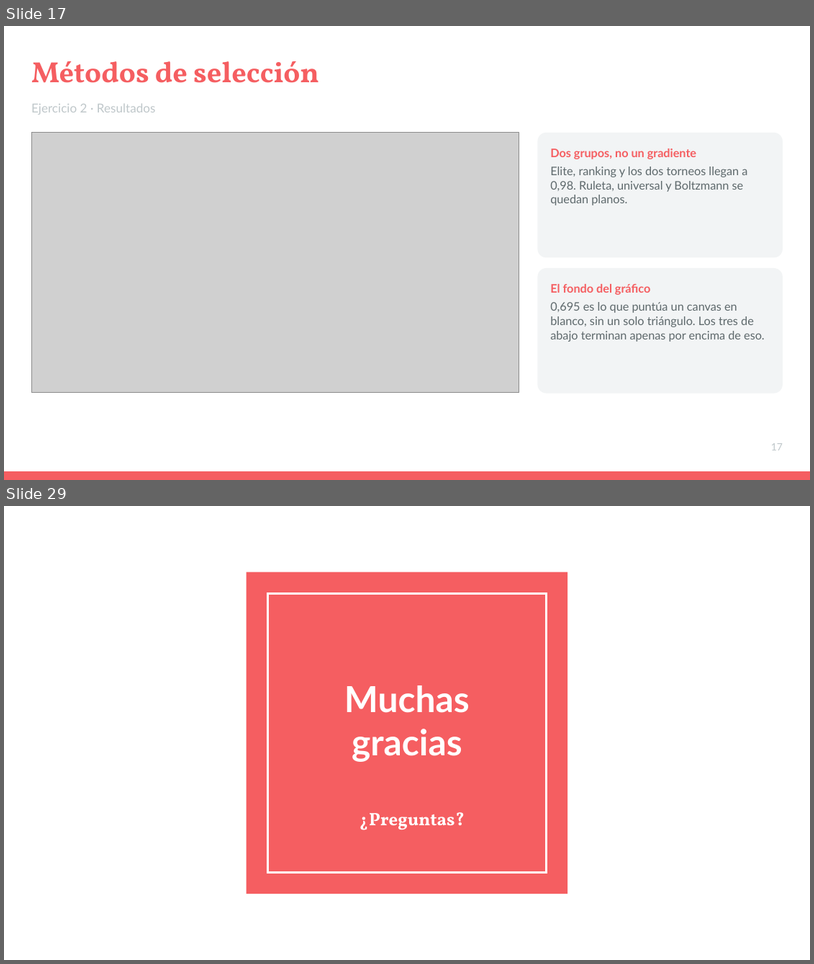
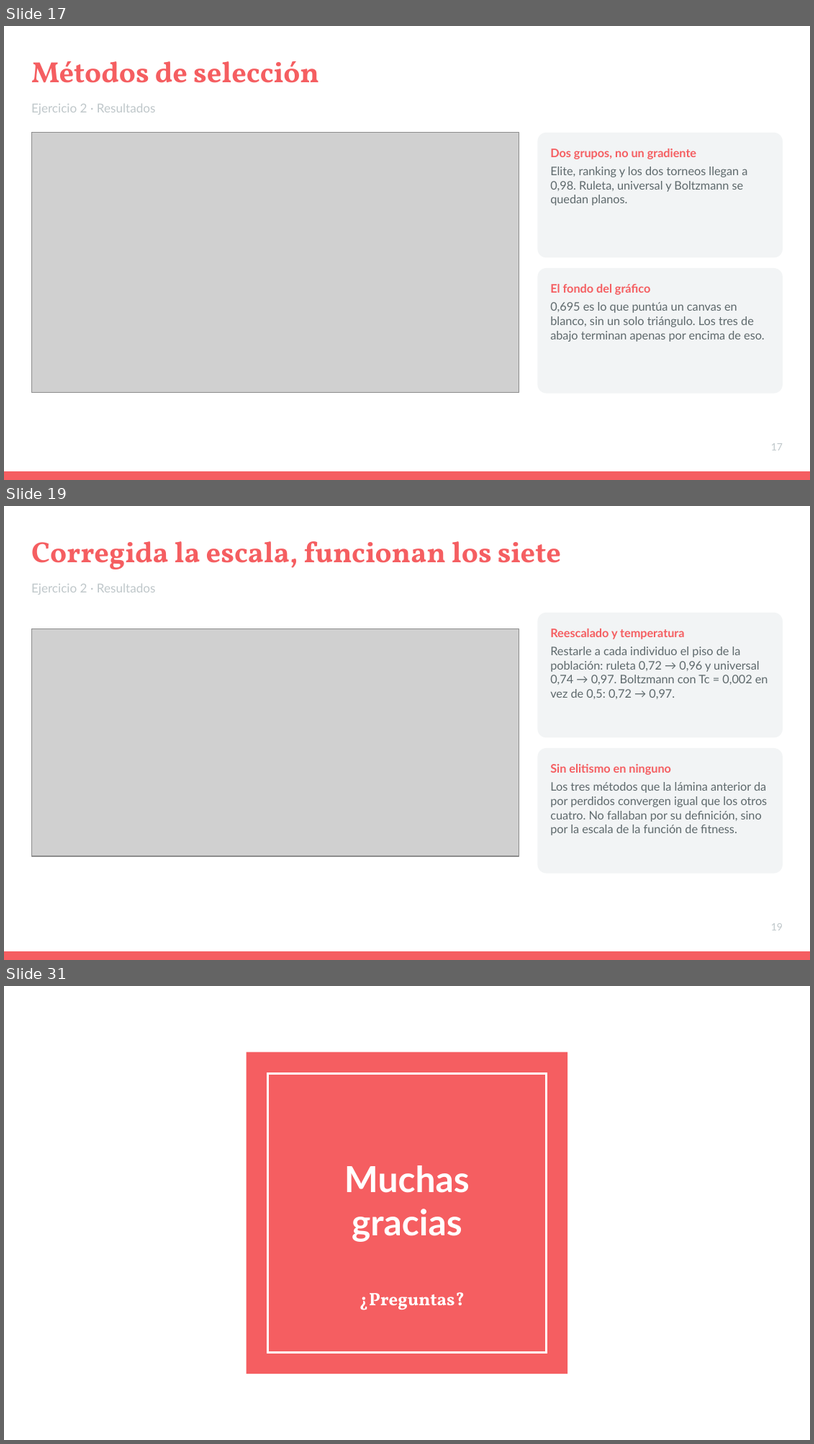
Before and after one commit to ldicandia/SIA-G3, a slide deck: TP2/docs/Presentacion.pptx. Shown one above the other, each under a label of ours: slides 17 and 29 before the commit, slides 17, 19 and 31 after it; the slides between them are not shown. The pictures are 814x964 and 814x1444 pixels, drawn with LibreOffice and Linux fonts; fonts in the diff are those of the drawing; grey boxes stand for pictures. Boxes give left, top, right and bottom in pixels: in the first picture for what was removed or moved away, otherwise in the second. Text is boxed around its words. In the diff, an @@ line names an element or a change of style, - is before the commit and + after.

Commit message:
docs: add the two result slides the new sweeps earned
Slide 18, "Selección: padres contra reemplazo", carries the parents-only
arm: the same 7 methods reach 0,973-0,986 once the method stops governing
replacement, which reframes the finding from "three methods are bad" to
"the replacement operator is what decides".

Slide 19, "Corregida la escala, funcionan los siete", carries the fitness
rescaling and the Tc sweep: roulette 0,72 -> 0,96, universal 0,74 -> 0,97,
Boltzmann 0,72 -> 0,97, none of them with elitism.

Both are clones of slide 17's own XML rather than new layout-built slides.
This deck places every shape by hand on the BLANK layout, so cloning is the
only way to inherit the design; only the text runs and the picture
relationship are substituted. Each figure's frame is recomputed to its own
aspect ratio inside slide 17's original box, centred -- measured distortion
is 0,00% on both. Slides 18-28 renumbered to 20-30 to match their new
position.

```diff
--- a/TP2/docs/Presentacion.pptx
+++ b/TP2/docs/Presentacion.pptx
@@ slide 19 added at [4,506,810,960], background #FFFFFF @@
@@ text added at [31,541,561,569], 26 pt, text #F55E61, bold @@
+Corregida la escala, funcionan los siete
@@ text added at [31,584,156,595], 11 pt, text #BFC7CA @@
+Ejercicio 2 · Resultados
@@ rounded rectangle added at [538,613,783,737], fill #F2F4F5 @@
@@ picture added at [31,628,520,856] @@
@@ text added at [550,628,769,699], 10.5 pt, text #5E696C @@
+Reescalado y temperatura
+Restarle a cada individuo el piso de la población: ruleta 0,72 → 0,96 y universal 0,74 → 0,97. Boltzmann con Tc = 0,002 en vez de 0,5: 0,72 → 0,97.
@@ rounded rectangle added at [538,748,783,873], fill #F2F4F5 @@
@@ text added at [550,764,768,835], 10.5 pt, text #5E696C @@
+Sin elitismo en ninguno
+Los tres métodos que la lámina anterior da por perdidos convergen igual que los otros cuatro. No fallaban por su definición, sino por la escala de la función de fitness.
@@ text added at [772,923,783,930], 9 pt, text #BFC7CA @@
+19
@@ rectangle added at [4,951,810,960], fill #F55E61 @@
@@ what was slide 29 is now slide 31 @@
```
Also in this commit, not shown: 11 slides changed, 1 other slide added.
